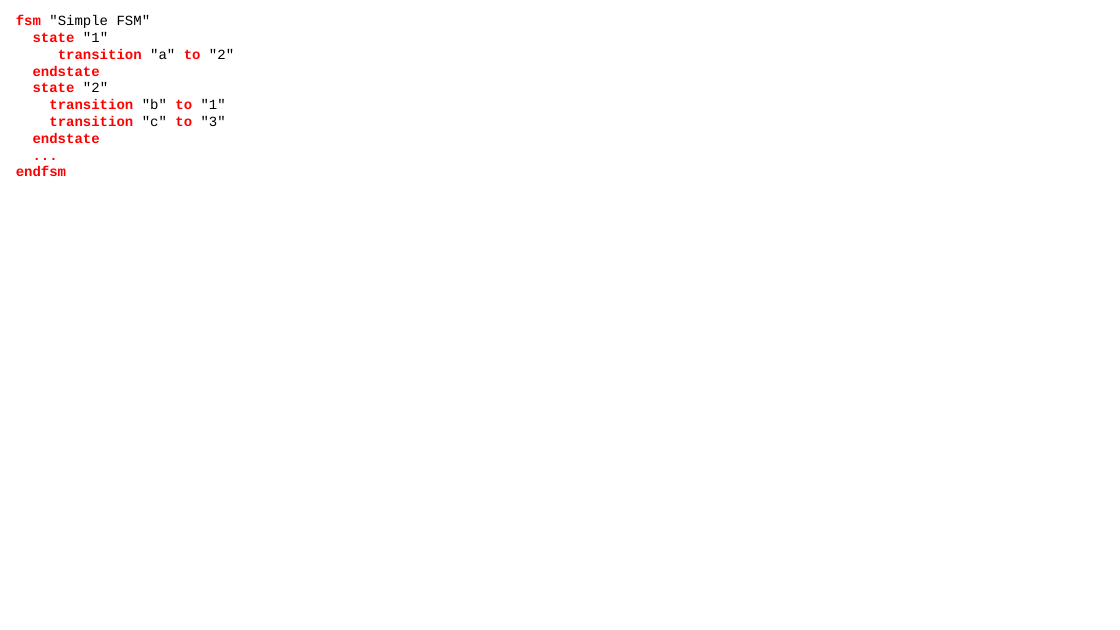
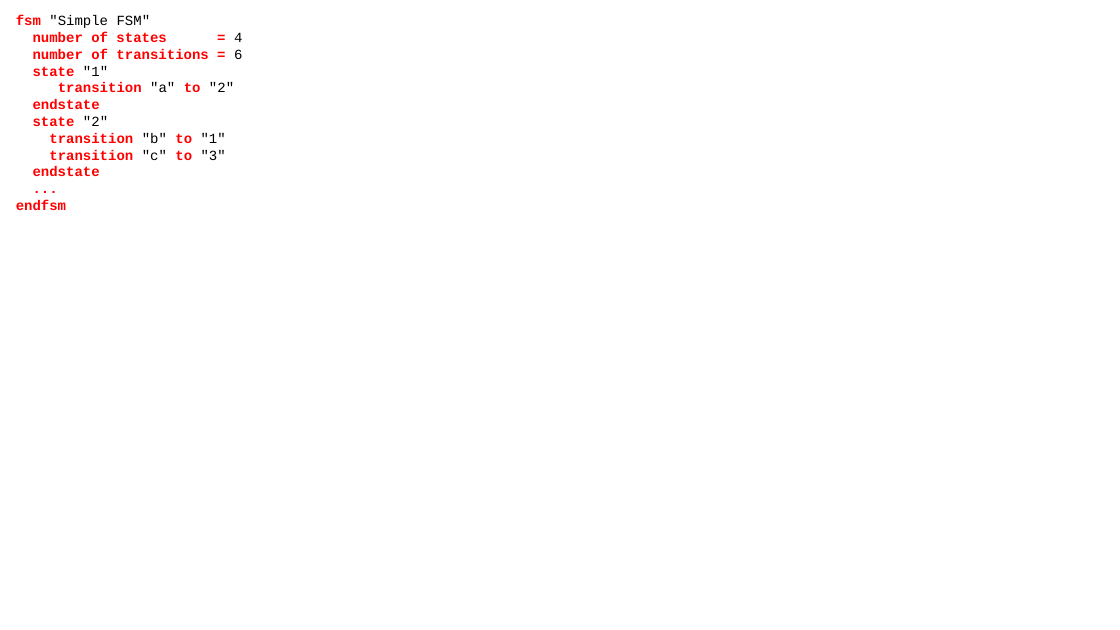
Before and after one commit to moussaamrani/CaMPAM2023.04, a slide deck: slide 1 of images/VT.pptx (slide 2 before the commit). Drawn at 1120x630 pixels with LibreOffice and Linux fonts; fonts in the diff are those of the drawing. Boxes give left, top, right and bottom in pixels: in the first picture for what was removed or moved away, otherwise in the second. Text is boxed around its words. In the diff, an @@ line names an element or a change of style, - is before the commit and + after.

```diff
--- a/images/VT.pptx
+++ b/images/VT.pptx
@@ text at (33,32,242,59): paragraphs added @@
+number of states = 4
+number of transitions = 6
```
Also in this commit, not shown: 20 other files.
